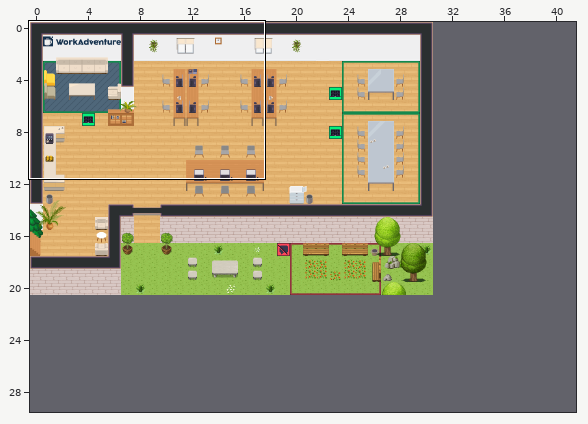
Two versions of a level (Tiled map (JSON), map.tmj). The picture above shows the old version from afar; the outline marks the close-up.
Close-up. The starting point:
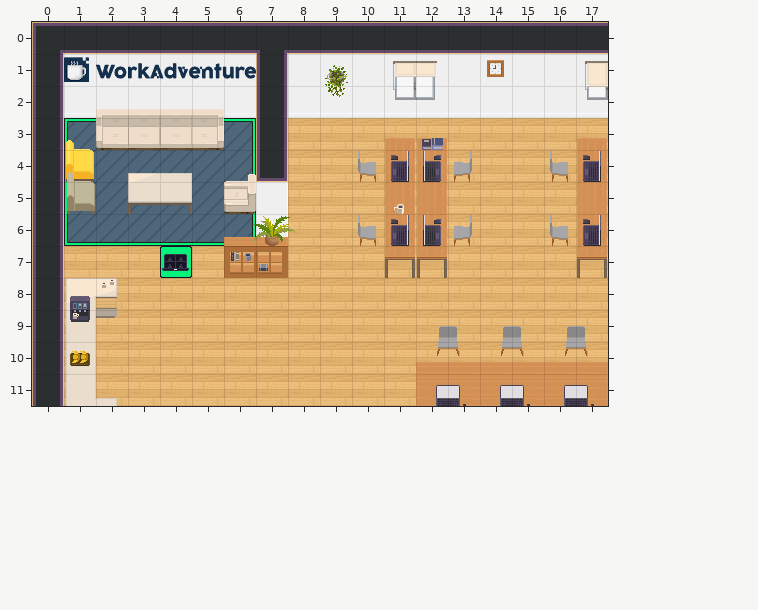
Cells are 32x32 px. Shown: x 0..17, y 0..11. The commit also changed other parts of the map, which this record leaves out. The old version is drawn lined up with the new one.
The result:
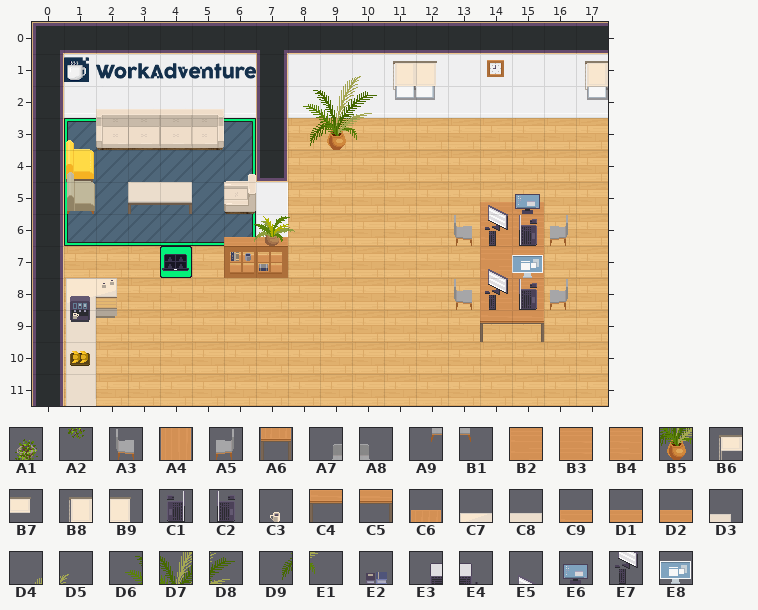
Key: from "Chunk 1": A1 46, A2 48, A3 77, A4 78, A5 79, A6 89, A7 94, A8 95, A9 98, B1 99, B2 101, B3 102, B4 103, B5 114, B6 134, B7 135, B8 136, B9 137, C1 143, C2 144, C3 146 flipped left-right, C4 151, C5 153, C6 157, C7 158, C8 159, C9 163, D1 164, D2 165, D3 166, D4 171, D5 172, D6 173, D7 174, D8 175, D9 177, E1 178, E2 189, E3 193, E4 194, E5 216, E6 217, E7 218, E8 221.
__ is an empty cell.
Changes in this commit:
map size 31x21 -> 42x30 cells
Layer "walls/walls2":
Tile A1 is removed in row 1 at x 9.
Tile A2 is removed in row 2 at x 9.
Layer "furniture/furniture2":
The edit turns tile A5 into tile A3 in row 6 at x 13.
There is now tile A3 in row 8 at x 13.
The edit turns tile A3 into tile A5 in row 6 at x 16.
There is now tile A5 in row 8 at x 16.
There is now tile B2 in rows 6 to 8 at x 14 to 15.
There is now tile B5 in row 3 at x 9.
The edit turns tile A7 into tile C4 in row 9 at x 14.
The edit turns tile A8 into tile C5 in row 9 at x 15.
There is now tile C9 in row 5 at x 14 to 15.
There is now tile D4 in row 1 at x 9.
There is now tile D5 in row 1 at x 10.
There is now tile D6 in row 2 at x 8.
There is now tile D7 in row 2 at x 9.
There is now tile D8 in row 2 at x 10.
There is now tile D9 in row 3 at x 8.
There is now tile E1 in row 3 at x 10.
Tile A3 is removed in row 4 at x 10 and 16; in row 6 at x 10.
Tile A4 is removed in rows 4 to 6 at x 11 to 12 and 17.
Tile A5 is removed in row 4 at x 13.
Tile A6 is removed in row 7 at x 11 to 12 and 17.
Tile A7 is removed in row 9 at x 12 and 16.
Tile A8 is removed in row 9 at x 13 and 17.
Tile A9 is removed in row 10 at x 12, 14 and 16.
Tile B1 is removed in row 10 at x 13, 15 and 17.
Tile B2 is removed in row 11 at x 12.
Tile B3 is removed in row 11 at x 13 to 16.
Tile B4 is removed in row 11 at x 17.
Layer "furniture/furniture3":
The edit turns tile B6 into tile B8 in row 1 at x 11.
The edit turns tile B7 into tile B9 in row 1 at x 12.
There is now tile C2 in row 6 at x 15; in row 8 at x 15.
There is now tile E5 in row 5 at x 14; in row 7 at x 14.
There is now tile E6 in row 5 at x 15.
There is now tile E7 in row 6 at x 14; in row 8 at x 14.
There is now tile E8 in row 7 at x 15.
Tile C1 is removed in row 4 at x 11 and 17; in row 6 at x 11 and 17.
Tile C2 is removed in row 4 at x 12; in row 6 at x 12.
Tile C3 is removed in row 5 at x 11.
Layer "above/above1":
Tile C6 is removed in row 3 at x 11 to 12 and 17.
Tile C7 is removed in row 4 at x 3.
Tile C8 is removed in row 4 at x 4.
Tile C9 is removed in row 10 at x 12.
Tile D1 is removed in row 10 at x 13 to 16.
Tile D2 is removed in row 10 at x 17.
Tile D3 is removed in row 11 at x 2.
Layer "above/above2":
Tile E2 is removed in row 3 at x 12.
Tile E3 is removed in row 11 at x 12, 14 and 16.
Tile E4 is removed in row 11 at x 13, 15 and 17.
Pixel boxes of the changes (left, top, right, bottom) in both close-ups:
changed: (303, 65, 608, 406)
removed: (128, 173, 192, 182)
removed: (96, 398, 117, 406)
